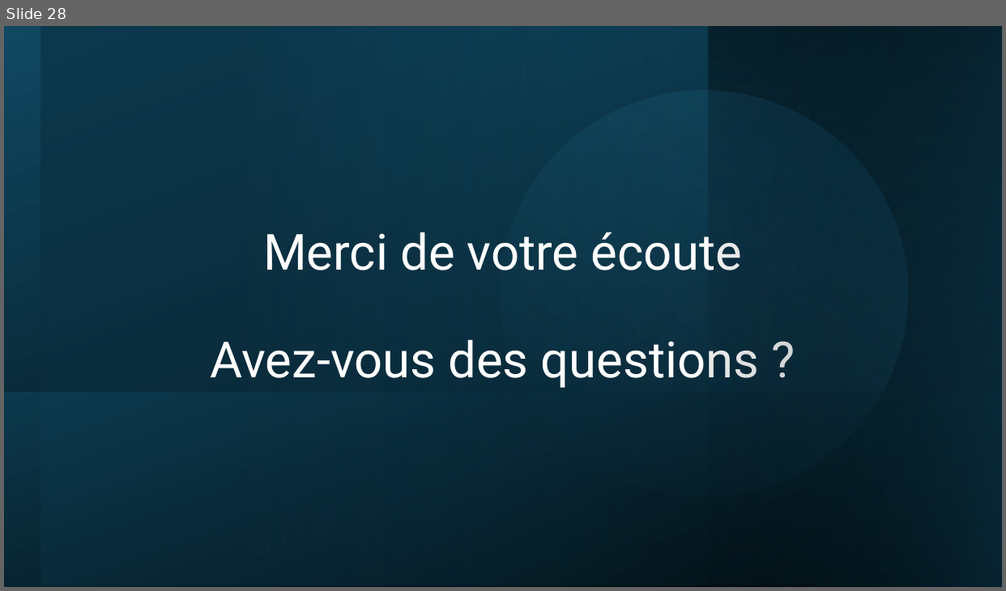
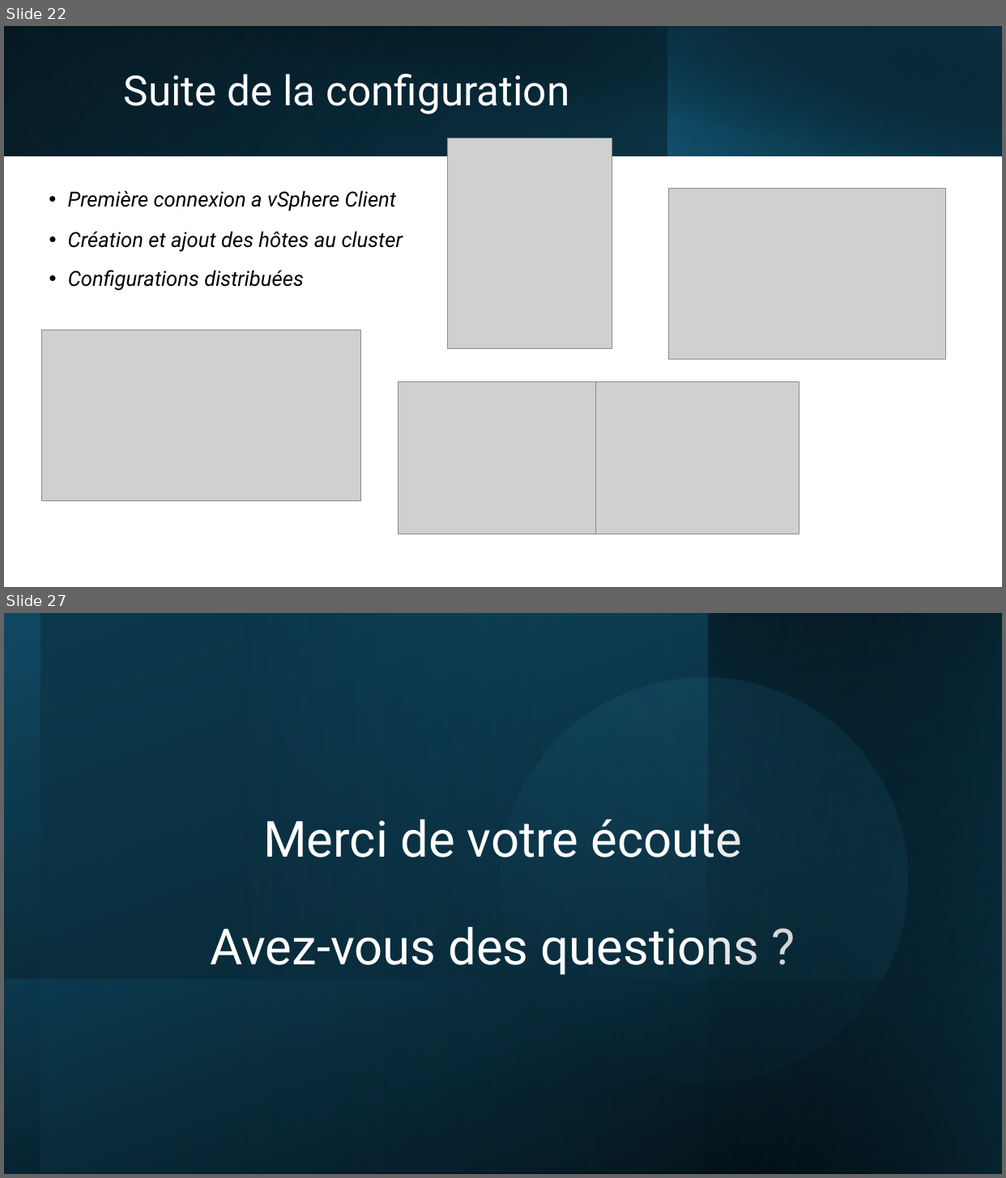
Before and after one commit to Vinc1347900/Stage_Henallux, a slide deck: TFE/DHAIMI_Vincent_PP_TFE.pptx. Shown one above the other, each under a label of ours: slide 28 before the commit, slides 22 and 27 after it; the slides between them are not shown. The pictures are 1006x591 and 1006x1178 pixels, drawn with LibreOffice and Linux fonts; fonts in the diff are those of the drawing; grey boxes stand for pictures. Boxes give left, top, right and bottom in pixels: in the first picture for what was removed or moved away, otherwise in the second. Text is boxed around its words. In the diff, an @@ line names an element or a change of style, - is before the commit and + after.

```diff
--- a/TFE/DHAIMI_Vincent_PP_TFE.pptx
+++ b/TFE/DHAIMI_Vincent_PP_TFE.pptx
@@ slide 22 added at [4,26,1002,587], background #FFFFFF @@
@@ rectangle added at [4,26,1002,156], fill gradient #000000 to #104862 @@
@@ rectangle added at [4,26,669,156], fill gradient #156082 to #0B3041 @@
@@ rectangle added at [41,26,1002,157], fill gradient #000000 to #0B3041 @@
@@ rectangle added at [668,26,1002,156], fill gradient #156082 to #000000 @@
@@ title added at [124,74,569,114], 40 pt, text #FFFFFF @@
+Suite de la configuration
@@ picture added at [448,139,612,348] @@
@@ text added at [68,190,396,211], 20 pt, text #000000, italic @@
+• Première connexion a vSphere Client
@@ picture added at [668,189,945,360] @@
@@ text added at [68,231,403,252], 20 pt, text #000000, italic @@
+• Création et ajout des hôtes au cluster
@@ text added at [68,270,304,291], 20 pt, text #000000, italic @@
+• Configurations distribuées
@@ picture added at [41,330,361,501] @@
@@ picture added at [398,382,596,535] @@
@@ picture added at [596,382,799,534] @@
@@ what was slide 28 is now slide 27 @@
```
Also in this commit, not shown: 11 slides changed, 3 other slides added, 5 slides removed, 4 other files.
